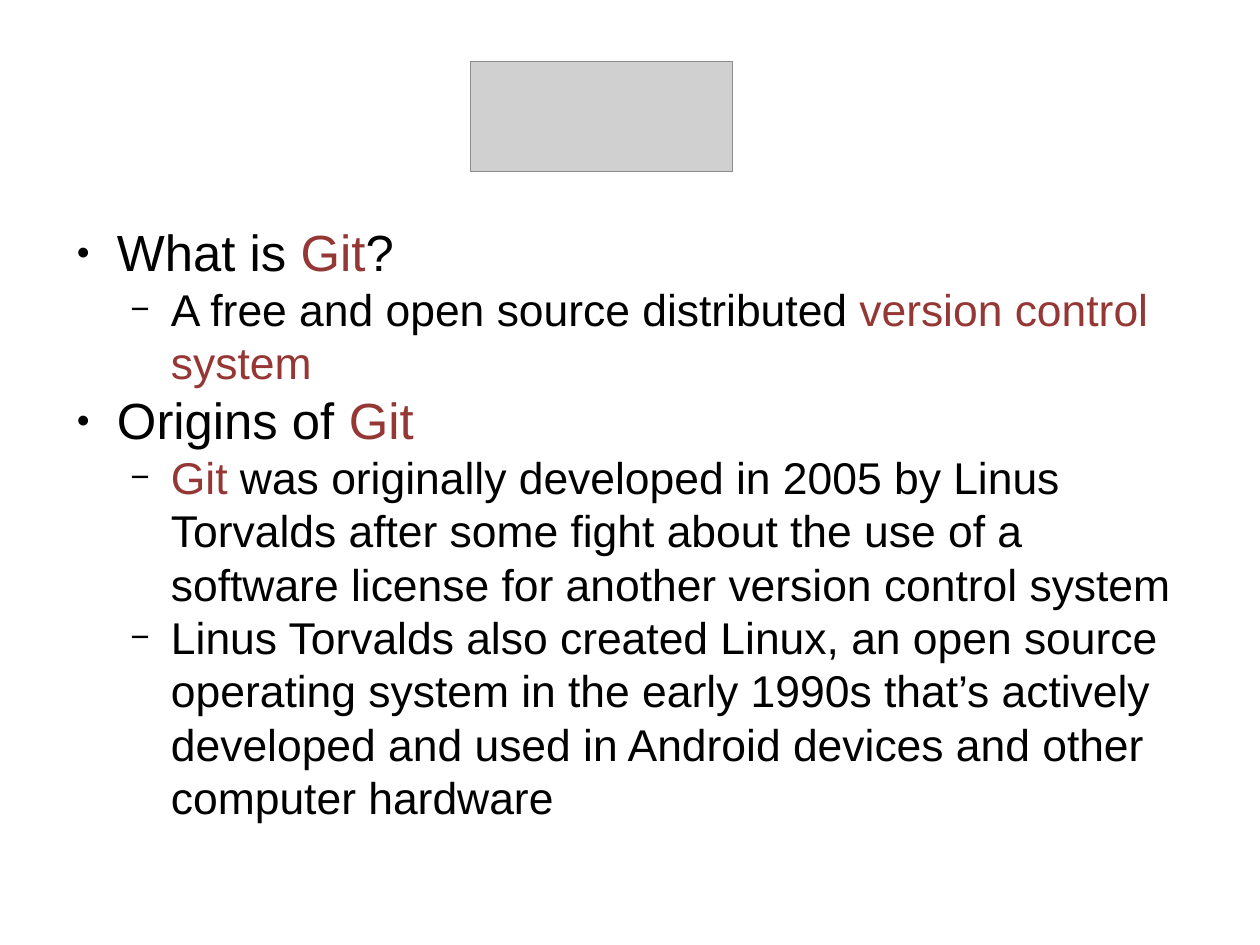
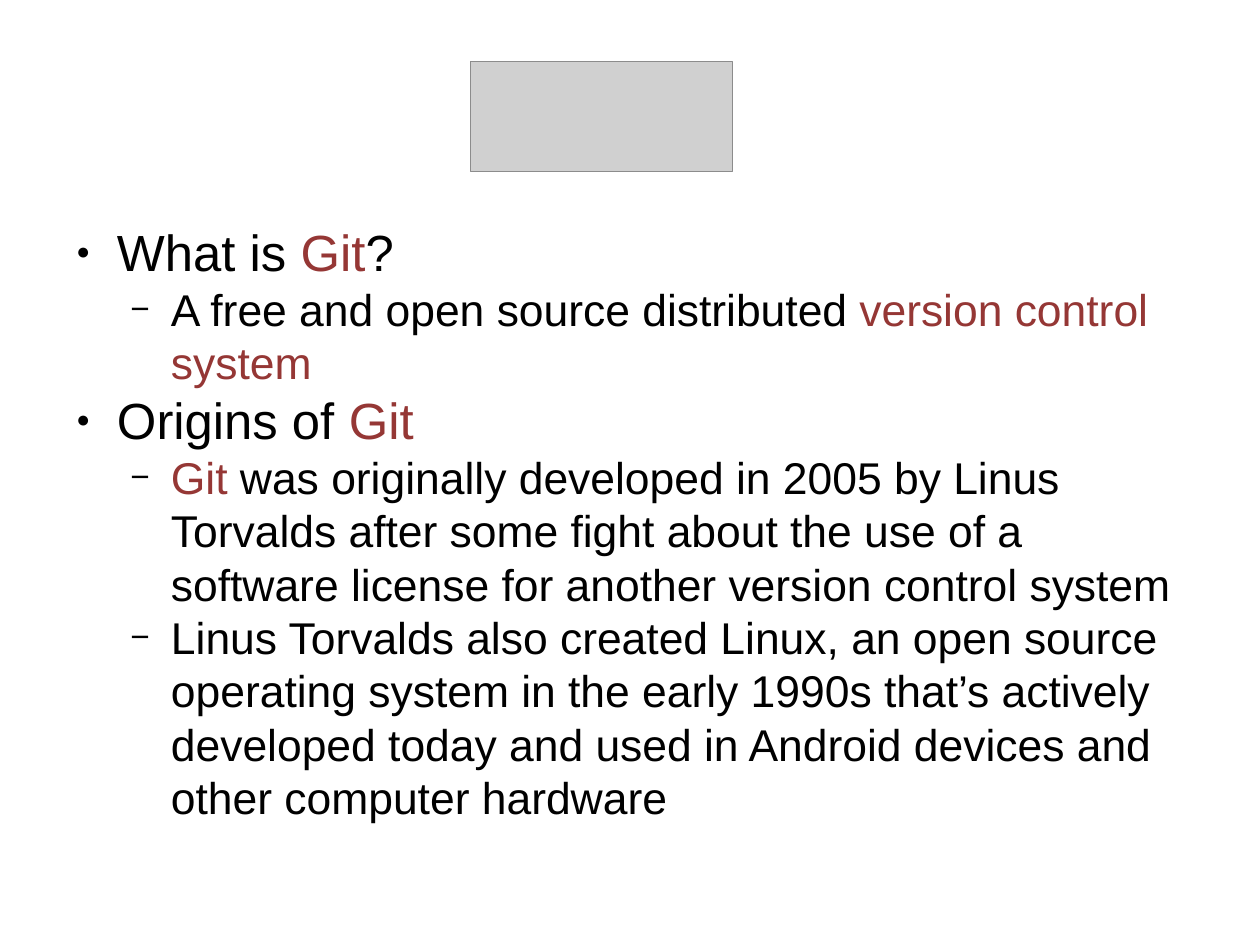
Before and after one commit to jamesclarence/github_presentation, a slide deck: slide 3 of github_demo_11082016.pptx. Drawn at 1260x945 pixels with LibreOffice and Linux fonts; fonts in the diff are those of the drawing; grey boxes stand for pictures. Boxes give left, top, right and bottom in pixels: in the first picture for what was removed or moved away, otherwise in the second. Text is boxed around its words. In the diff, an @@ line names an element or a change of style, - is before the commit and + after.

```diff
--- a/github_demo_11082016.pptx
+++ b/github_demo_11082016.pptx
@@ text at box(171, 621, 1157, 823): text changed @@
-  − Linus Torvalds also created Linux, an open source operating system in the early 1990s that’s actively developed and used in Android devices and other computer hardware
+  − Linus Torvalds also created Linux, an open source operating system in the early 1990s that’s actively developed today and used in Android devices and other computer hardware
```
Also in this commit, not shown: 5 other slides changed, 4 slides added, 1 slide removed, 3 other files.
